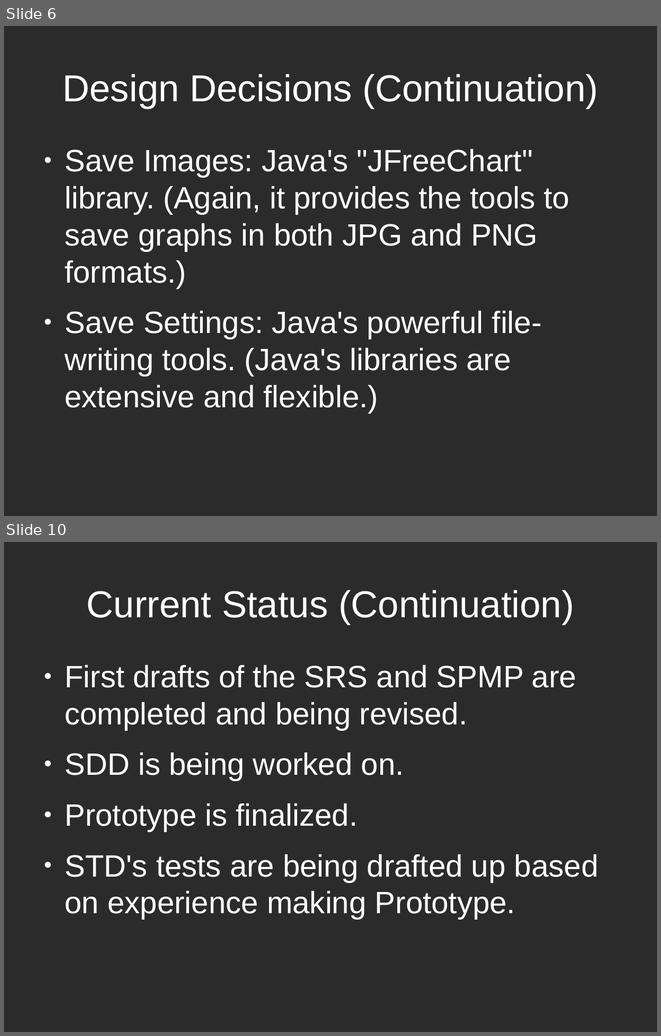
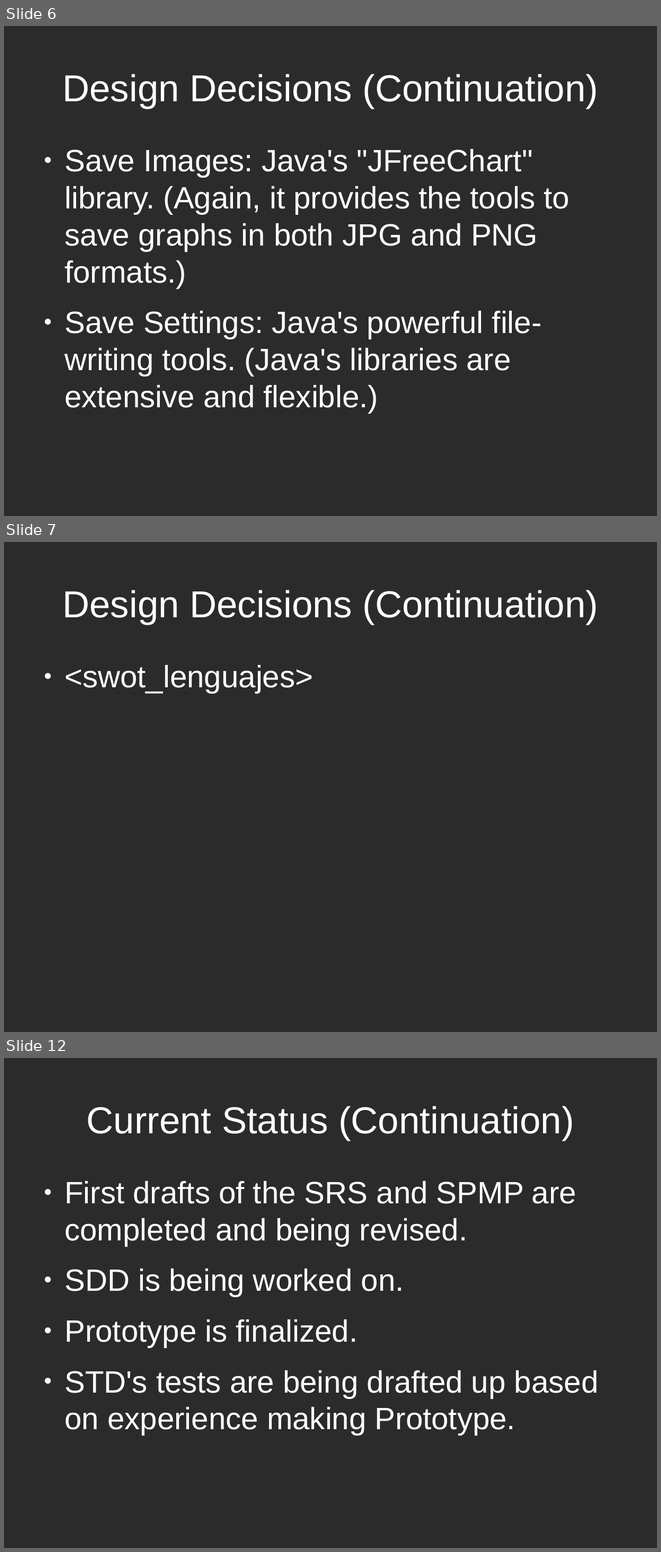
Before and after one commit to plasmavisgroup/PlasmaGraph, a slide deck: specs/Presentaciones/Presentacion de Mitad/Mid-Project Presentation.odp. Shown one above the other, each under a label of ours: slides 6 and 10 before the commit, slides 6, 7 and 12 after it; the slides between them are not shown. The pictures are 661x1036 and 661x1552 pixels, drawn with LibreOffice and Linux fonts; fonts in the diff are those of the drawing; background and template pictures are left out; a plain dark background stands for a picture behind light text. Boxes give left, top, right and bottom in pixels: in the first picture for what was removed or moved away, otherwise in the second. Text is boxed around its words. In the diff, an @@ line names an element or a change of style, - is before the commit and + after.

```diff
--- a/specs/Presentaciones/Presentacion de Mitad/Mid-Project Presentation.odp
+++ b/specs/Presentaciones/Presentacion de Mitad/Mid-Project Presentation.odp
@@ slide 7 added at (4,542,657,1032), background picture (left out) @@
@@ title added at (62,590,598,624), 45.6 pt, text #FFFFFF @@
+Design Decisions (Continuation)
@@ text added at (64,665,313,693), 37.5 pt, text #FFFFFF @@
+● <swot_lenguajes>
@@ what was slide 10 is now slide 12 @@
```
Also in this commit, not shown: 3 slides changed, 3 other slides added, 2 slides removed, 17 other files.
